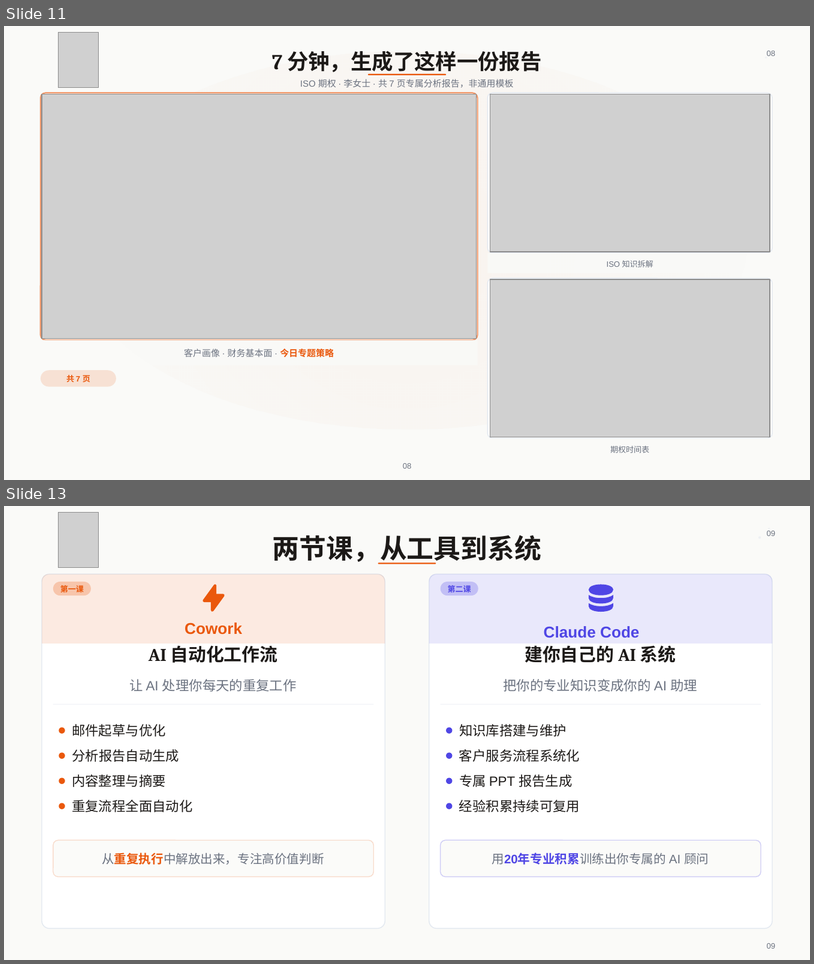
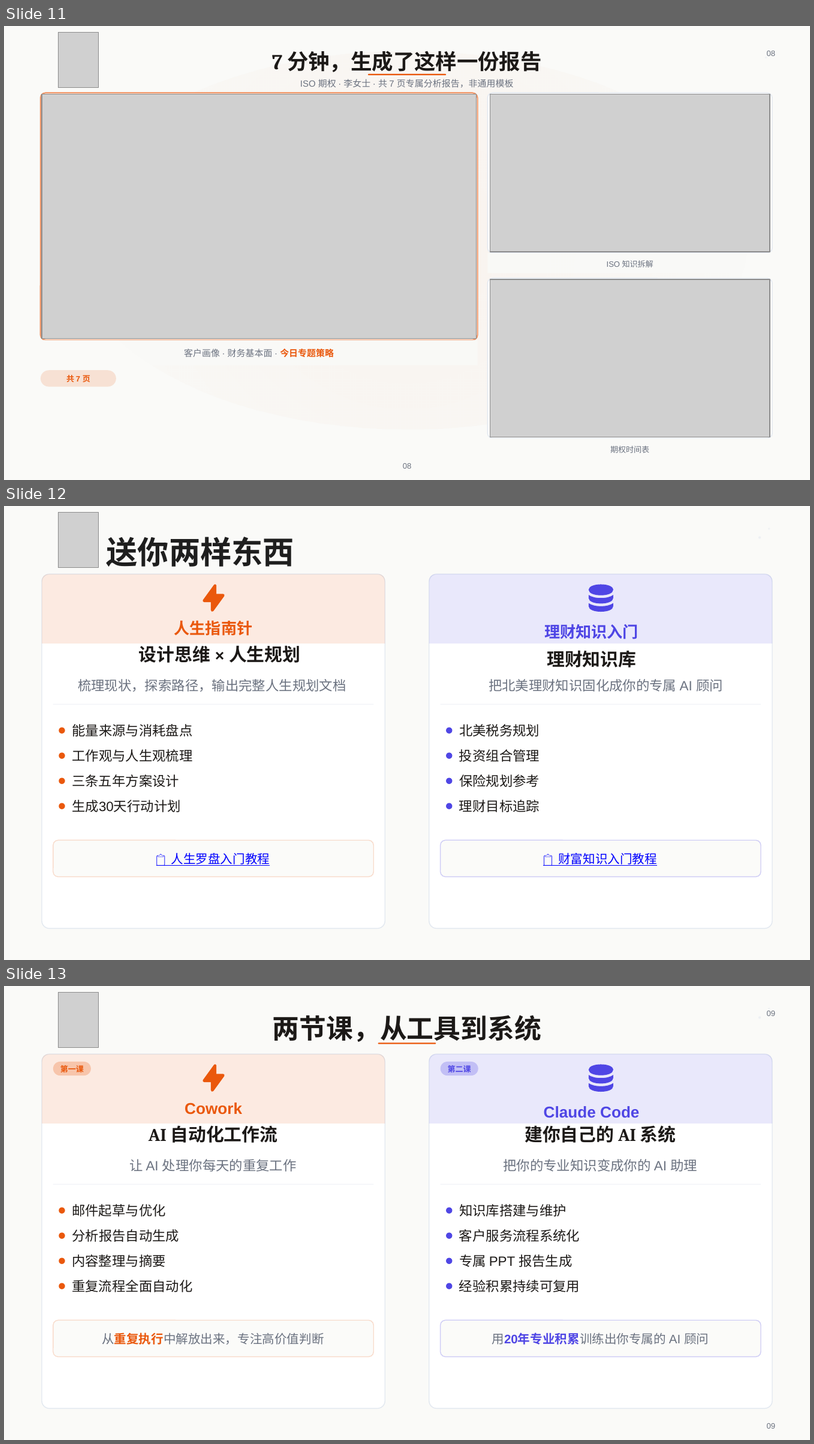
Before and after one commit to austinxyz/course-portal, a slide deck: dl/preclass-webinar.pptx. Shown one above the other, each under a label of ours: slides 11 and 13 before the commit, slides 11, 12 and 13 after it; the slides between them are not shown. The pictures are 814x964 and 814x1444 pixels, drawn with LibreOffice and Linux fonts; fonts in the diff are those of the drawing; grey boxes stand for pictures. Boxes give left, top, right and bottom in pixels: in the first picture for what was removed or moved away, otherwise in the second. Text is boxed around its words. In the diff, an @@ line names an element or a change of style, - is before the commit and + after.

Commit message:
feat: update preclass webinar PPT — slide 12 两样东西双卡片布局

```diff
--- a/dl/preclass-webinar.pptx
+++ b/dl/preclass-webinar.pptx
@@ slide 12 added at [4,506,810,960], background #FFFFFF @@
@@ rectangle added at [4,506,810,959], fill #FAFAF8 @@
@@ picture added at [58,513,98,568] @@
@@ text added at [107,537,294,567], 28 pt, text #1E1E1E, bold @@
+送你两样东西
@@ ellipse added at [759,537,761,539], fill #E2E8F0 at 50% opacity @@
@@ ellipse added at [768,528,770,529], fill #E2E8F0 at 40% opacity @@
@@ group added at [42,574,386,928]: 8 texts, 4 ellipses, 2 rounded rectangles, 2 freeform shapes, 1 rectangle @@
+人生指南针
+设计思维 × 人生规划
+梳理现状，探索路径，输出完整人生规划文档
+能量来源与消耗盘点
+工作观与人生观梳理
+三条五年方案设计
+生成30天行动计划
+📋 人生罗盘入门教程
@@ group added at [429,574,773,928]: 8 texts, 4 freeform shapes, 4 ellipses, 2 rounded rectangles, 1 rectangle @@
+理财知识入门
+理财知识库
+把北美理财知识固化成你的专属 AI 顾问
+北美税务规划
+投资组合管理
+保险规划参考
+理财目标追踪
+📋 财富知识入门教程
```
Also in this commit, not shown: 1 slide removed.
